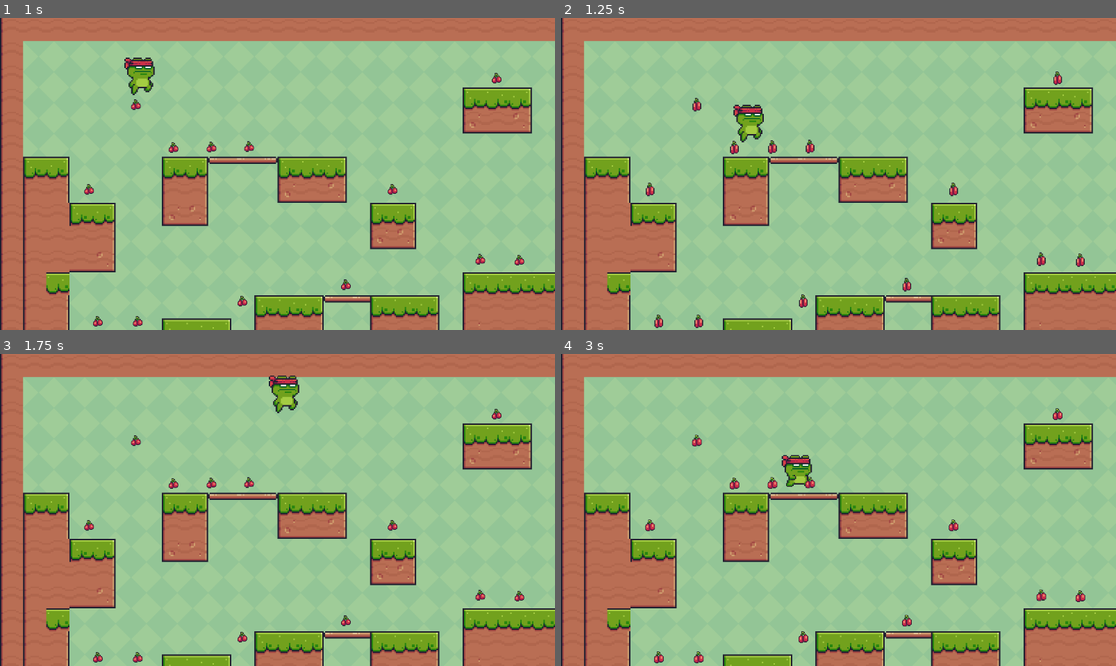
Above: before the commit, frames 1-4 (two rows, left to right).
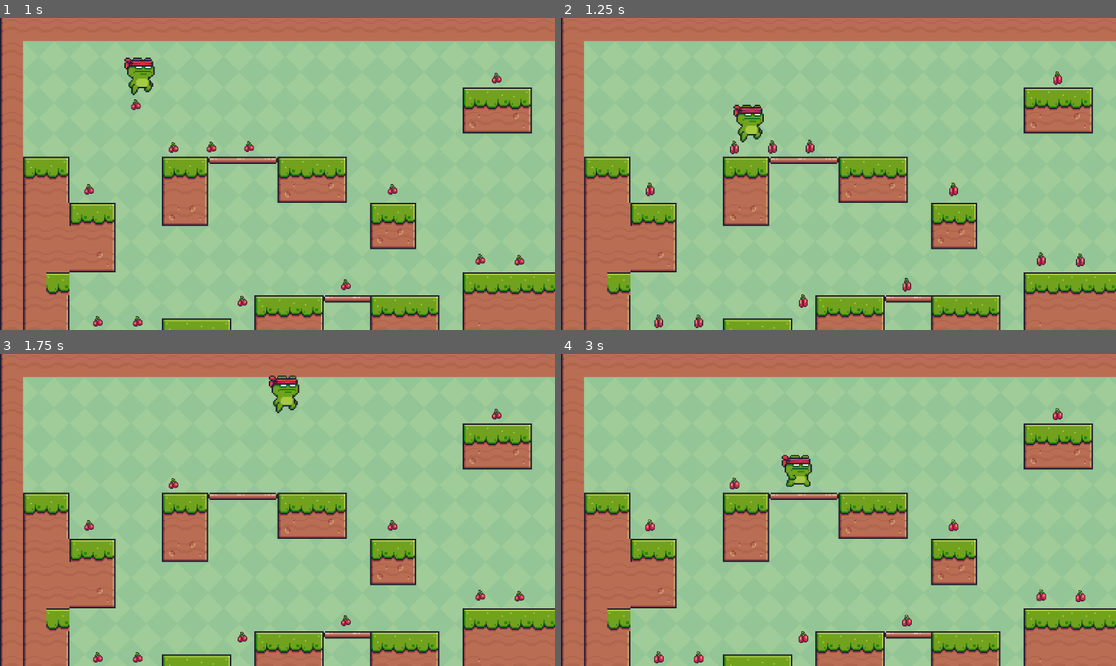
Above: after the commit, the same moments.

Repository: Nex2406/basic-platformer
Game: Godot game, scene res://main.tscn
Two runs of this game, one before a commit and one after it. Both use one fixed random seed, a clock stepped at 60 frames per second and the inputs below.
Inputs:
- Up to frame 1 (1 s): tap Enter (ui_accept) at 0.5, 0.77 s; hold Right (ui_right) from 0.53 s (still down)
- Up to frame 2 (1.25 s): keep holding Right (ui_right)
- Up to frame 3 (1.75 s): keep holding Right (ui_right); tap Enter (ui_accept) at 1.52 s
- Up to frame 4 (3 s): release Right (ui_right) at 2.03 s; hold Left (ui_left) 2.03-2.78 s; hold Right (ui_right) from 2.78 s (still down)

Frame 1 is identical in both runs. In frame 2, less than 0.1% of the frame differs, in the area x 23-26%, y 25-31%; in frame 3, 0.1%; in frame 4, 0.2%, in the area x 23-46%, y 25-44%.

Commit message:
feat: collectable pickup with GameState autoload
Adds GameState singleton (scripts/game_state.gd) tracking cherry_count
and attaches a pickup script to collectable.tscn. On body_entered the
collectable disables monitoring, increments the counter, tweens scale
to zero (0.15s) and queue_frees itself.

Co-Authored-By: Claude Opus 4.7 <noreply@anthropic.com>

Diff:
--- a/project.godot
+++ b/project.godot
@@ -15,6 +15,10 @@
 config/features=PackedStringArray("4.4", "Forward Plus")
 config/icon="res://icon.svg"
 
+[autoload]
+
+GameState="*res://scripts/game_state.gd"
+
 [physics]
 
 2d/default_gravity=100.0
--- /dev/null
+++ b/scenes/collectable.gd
@@ -0,0 +1,11 @@
+extends Area2D
+
+func _ready() -> void:
+	body_entered.connect(_on_body_entered)
+
+func _on_body_entered(_body: Node2D) -> void:
+	monitoring = false
+	GameState.cherry_count += 1
+	var tween := create_tween()
+	tween.tween_property(self, "scale", Vector2.ZERO, 0.15)
+	tween.tween_callback(queue_free)
--- a/scenes/collectable.tscn
+++ b/scenes/collectable.tscn
@@ -1,6 +1,7 @@
-[gd_scene load_steps=21 format=3 uid="uid://btuyuc1x6fmfa"]
+[gd_scene load_steps=22 format=3 uid="uid://btuyuc1x6fmfa"]
 
 [ext_resource type="Texture2D" uid="uid://c8r410b7oaafp" path="res://Cherries.png" id="1_ti8a4"]
+[ext_resource type="Script" path="res://scenes/collectable.gd" id="2_pickup"]
 
 [sub_resource type="AtlasTexture" id="AtlasTexture_llfh3"]
 atlas = ExtResource("1_ti8a4")
@@ -133,6 +134,7 @@
 radius = 13.0384
 
 [node name="collectable" type="Area2D"]
+script = ExtResource("2_pickup")
 
 [node name="AnimatedSprite2D" type="AnimatedSprite2D" parent="."]
 texture_filter = 1
--- /dev/null
+++ b/scripts/game_state.gd
@@ -0,0 +1,3 @@
+extends Node
+
+var cherry_count: int = 0
